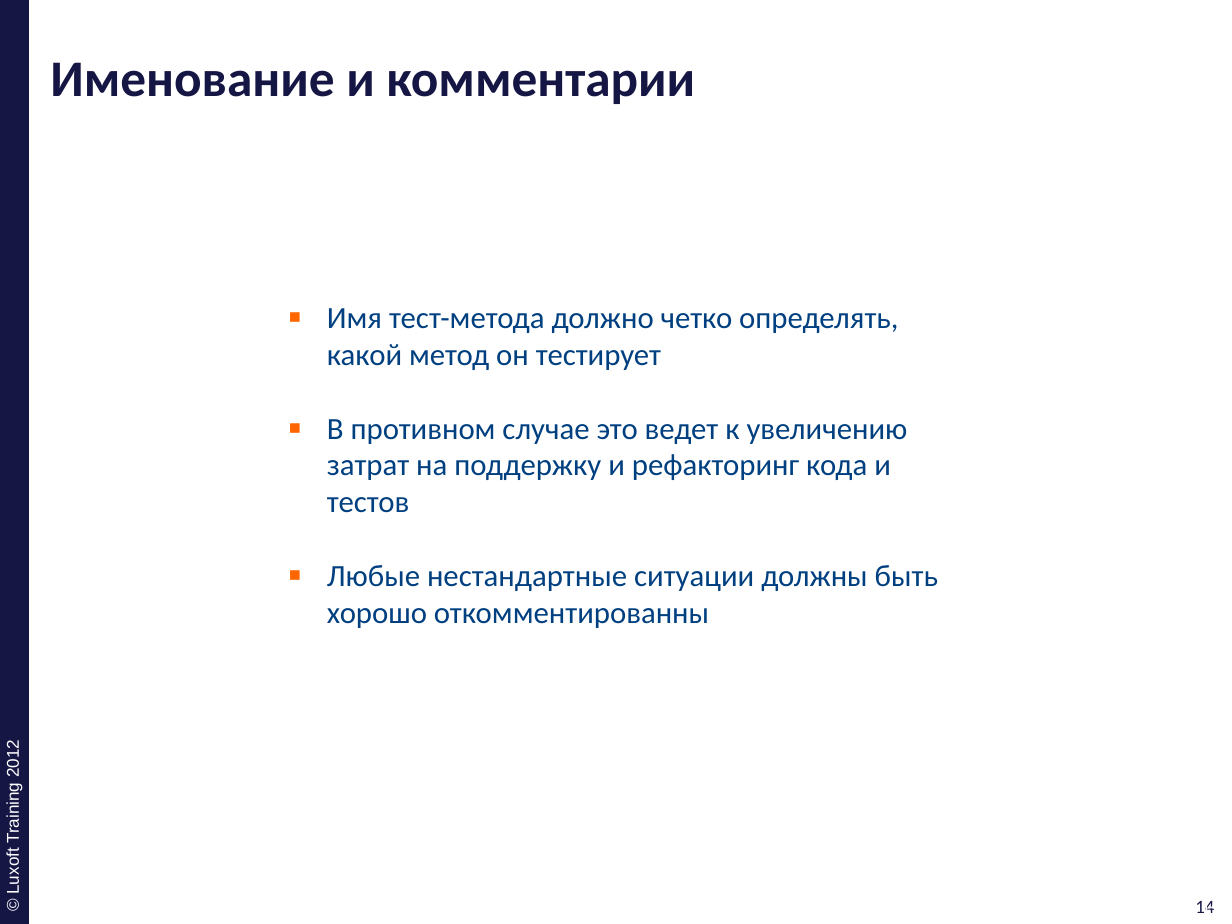
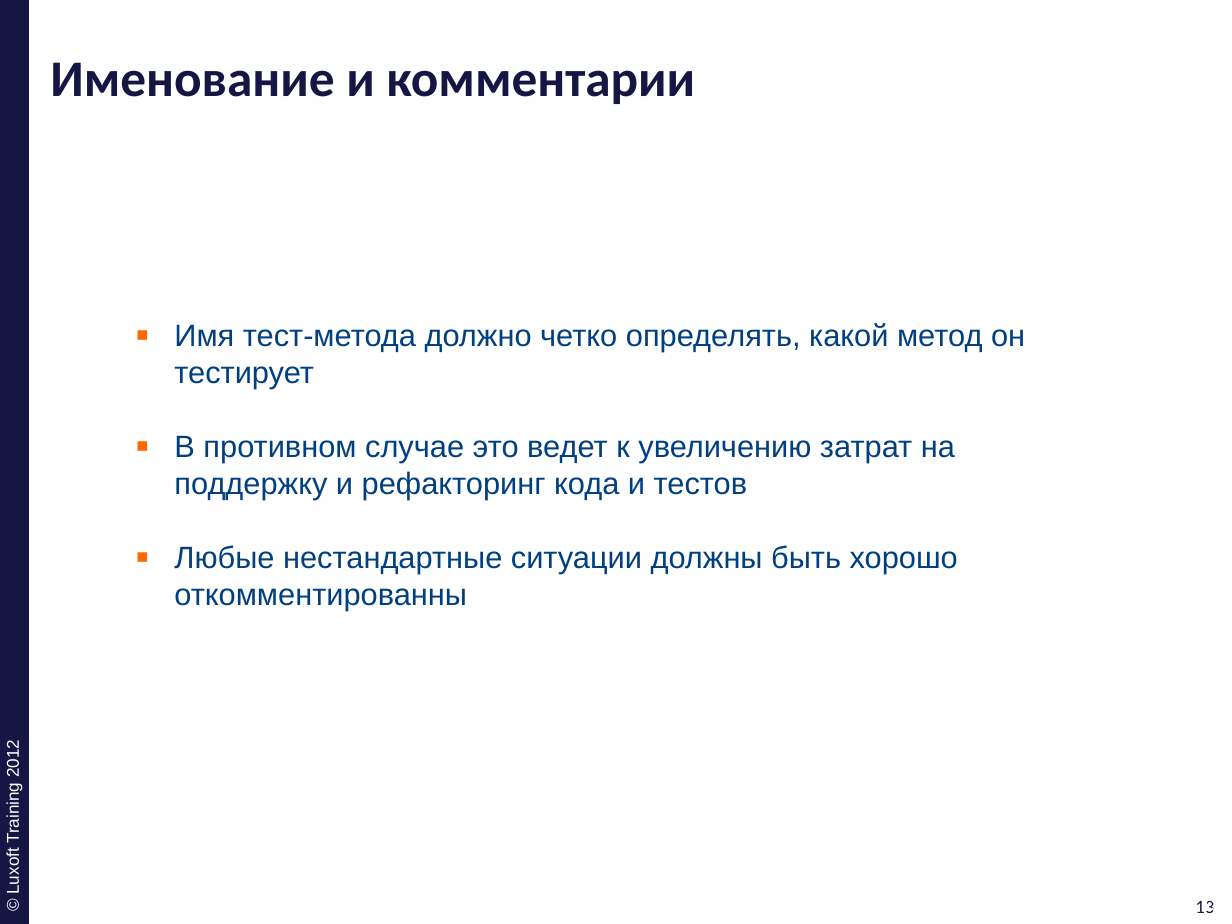
Before and after one commit to ivan-dyachenko/Trainings, a slide deck: slide 13 of Test Driven Development/materials/pptx/11. TDD-Best-Practice.pptx (slide 14 before the commit). Drawn at 1232x924 pixels with LibreOffice and Linux fonts; fonts in the diff are those of the drawing; background and template pictures are left out. Boxes give left, top, right and bottom in pixels: in the first picture for what was removed or moved away, otherwise in the second. Text is boxed around its words. In the diff, an @@ line names an element or a change of style, - is before the commit and + after.

```diff
--- a/Test Driven Development/materials/pptx/11. TDD-Best-Practice.pptx
+++ b/Test Driven Development/materials/pptx/11. TDD-Best-Practice.pptx
@@ text "Имя тест-метода должно четко определять, ...": place and size @@
-text "Имя тест-метода должно четко определять, ..." at [327,308,938,628]
+text "Имя тест-метода должно четко определять, ..." at [174,323,1025,611]
@@ text "Имя тест-метода должно четко определять, ..." at [174,323,1025,611]: font Calibri to Arial @@
@@ page number at [1195,901,1214,913]: text changed @@
-14
+13
@@ page number at [1201,901,1220,913]: text changed @@
-14
+13
```
Also in this commit, not shown: 15 other slides changed, 1 slide removed.
